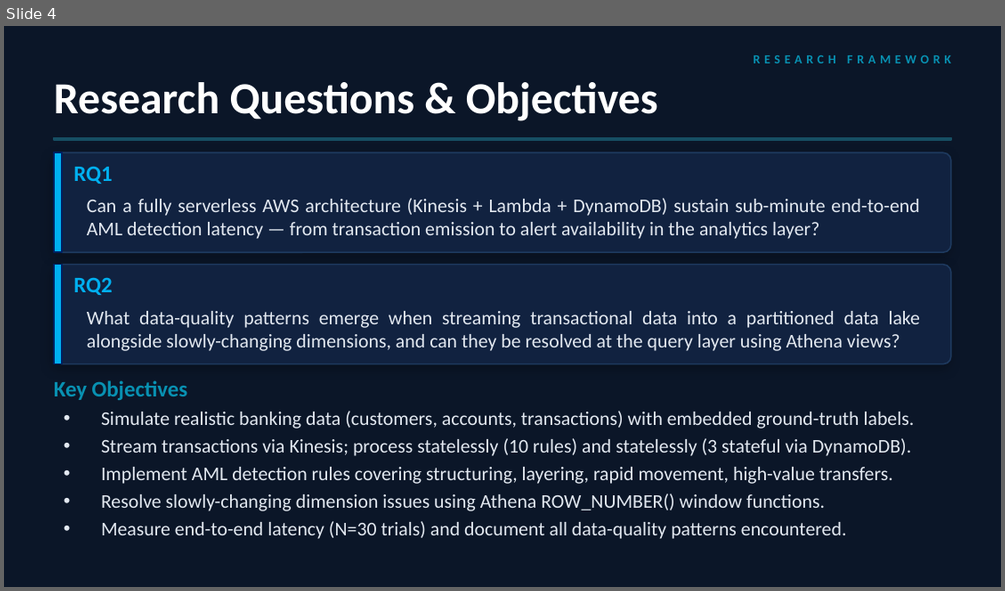
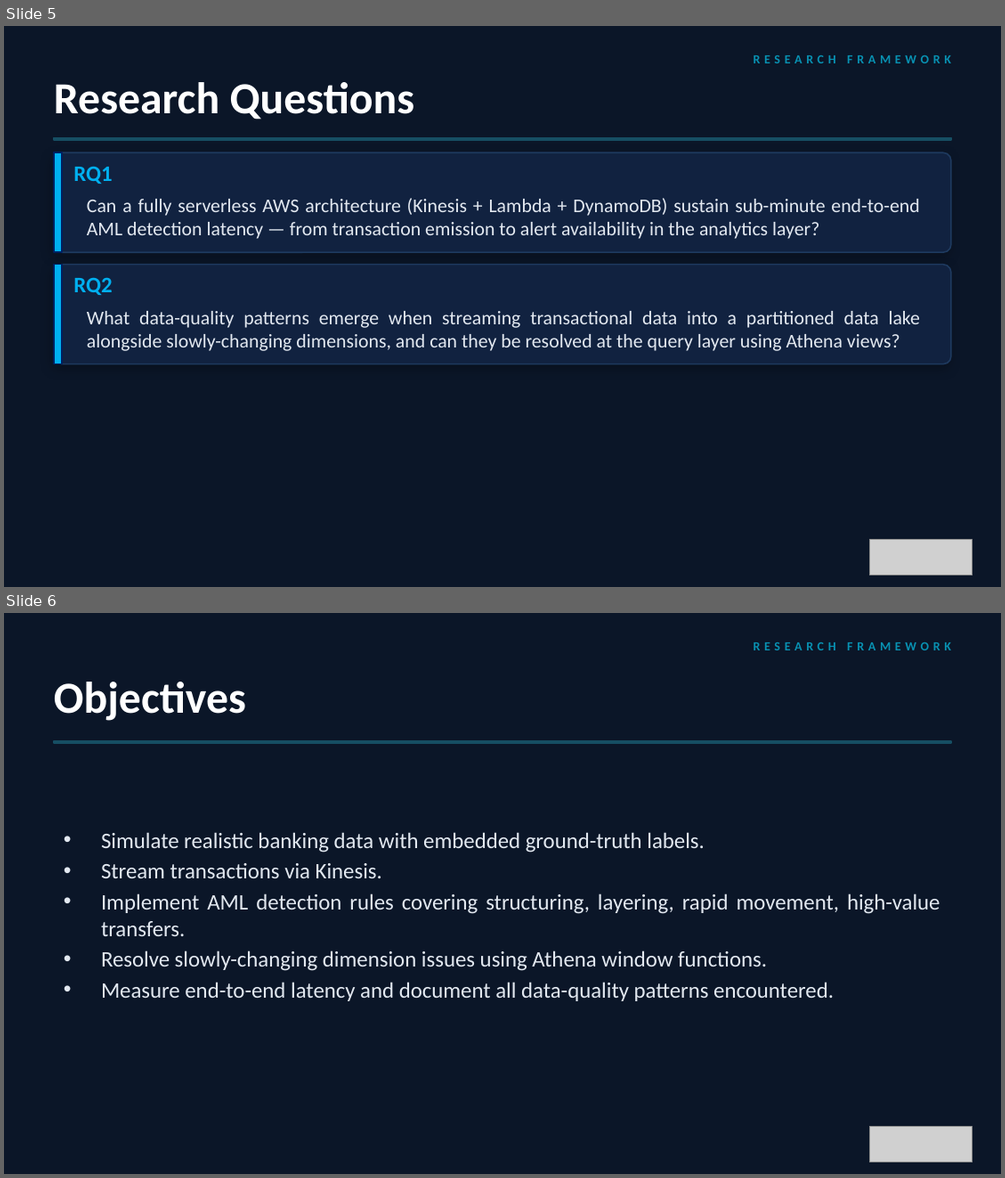
Before and after one commit to MoaviaMahmood/Financial-Transaction-Monitoring, a slide deck: docs/AML_Detection_System_Presentation.pptx. Shown one above the other, each under a label of ours: slide 4 before the commit, slides 5 and 6 after it. The pictures are 1005x591 and 1005x1178 pixels, drawn with LibreOffice and Linux fonts; fonts in the diff are those of the drawing; grey boxes stand for pictures. Boxes give left, top, right and bottom in pixels: in the first picture for what was removed or moved away, otherwise in the second. Text is boxed around its words. In the diff, an @@ line names an element or a change of style, - is before the commit and + after.

```diff
--- a/docs/AML_Detection_System_Presentation.pptx
+++ b/docs/AML_Detection_System_Presentation.pptx
@@ slide 6 added at bbox=[4, 613, 1001, 1174], background #0B1628 @@
@@ text added at bbox=[753, 642, 951, 650], 9 pt, text #0891B2, bold @@
+RESEARCH FRAMEWORK
@@ text added at bbox=[54, 682, 246, 721], 32 pt, text #FFFFFF, bold @@
+Objectives
@@ rectangle added at bbox=[54, 740, 951, 743], fill #164E63, outline #164E63 1 pt @@
@@ text added at bbox=[101, 832, 940, 1001], 16 pt, text #E2E8F0 @@
+• Simulate realistic banking data with embedded ground-truth labels.
+• Stream transactions via Kinesis.
+• Implement AML detection rules covering structuring, layering, rapid movement, high-value transfers.
+• Resolve slowly-changing dimension issues using Athena window functions.
+• Measure end-to-end latency and document all data-quality patterns encountered.
@@ picture added at bbox=[869, 1127, 972, 1162] @@
@@ what was slide 4 is now slide 5 @@
@@ slide 5 changed as well @@
@@ text at bbox=[54, 82, 415, 119]: text changed @@
-Research Questions & Objectives
+Research Questions
@@ text removed at bbox=[54, 380, 188, 400] @@
-Key Objectives
@@ text removed at bbox=[101, 410, 914, 539] @@
-• Simulate realistic banking data (customers, accounts, transactions) with embedded ground-truth labels.
-• Stream transactions via Kinesis; process statelessly (10 rules) and statelessly (3 stateful via DynamoDB).
-• Implement AML detection rules covering structuring, layering, rapid movement, high-value transfers.
-• Resolve slowly-changing dimension issues using Athena ROW_NUMBER() window functions.
-• Measure end-to-end latency (N=30 trials) and document all data-quality patterns encountered.
@@ picture added at bbox=[869, 540, 972, 575] @@
```
Also in this commit, not shown: 20 other slides changed, 2 other slides added.
